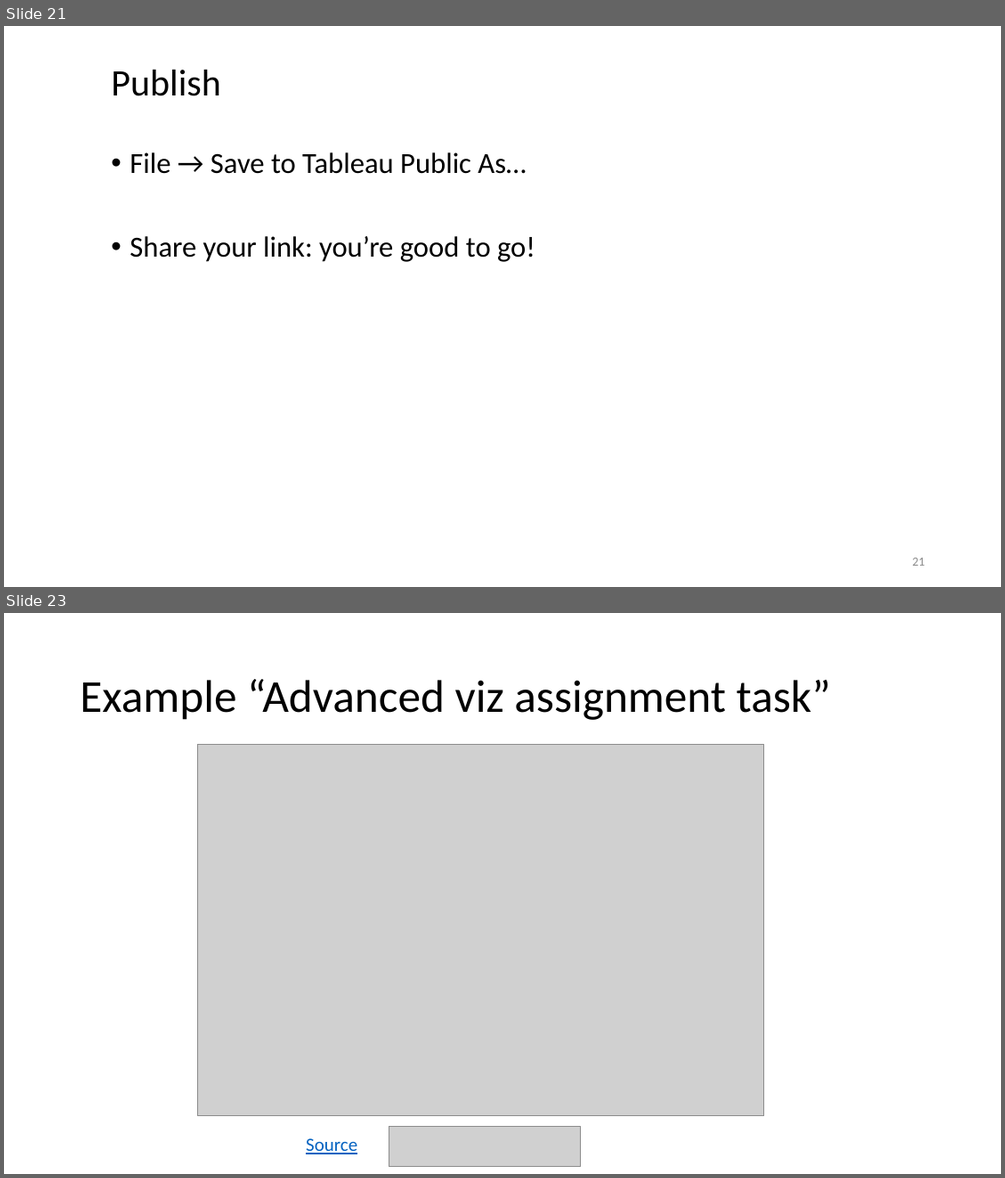
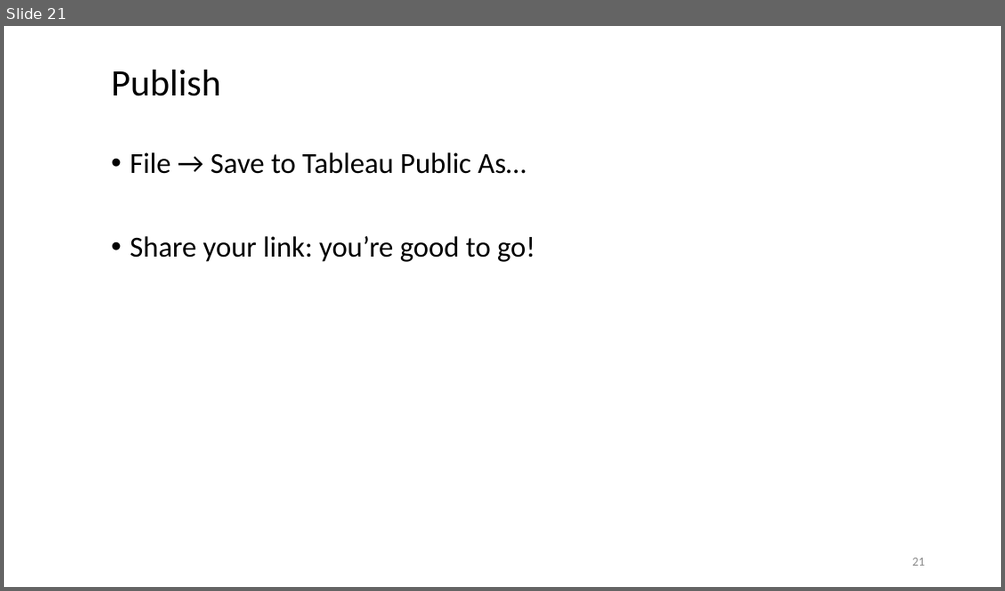
Before and after one commit to WSU-DataScience/SDSS19-dataviz-workshop, a slide deck: slides/Implementation in Tableau.pptx. Shown one above the other, each under a label of ours: slides 21 and 23 before the commit, slide 21 after it; the slides between them are not shown. The pictures are 1005x1178 and 1005x591 pixels, drawn with LibreOffice and Linux fonts; fonts in the diff are those of the drawing; grey boxes stand for pictures. Boxes give left, top, right and bottom in pixels: in the first picture for what was removed or moved away, otherwise in the second. Text is boxed around its words. In the diff, an @@ line names an element or a change of style, - is before the commit and + after.

```diff
--- a/slides/Implementation in Tableau.pptx
+++ b/slides/Implementation in Tableau.pptx
@@ slide 23 removed at bbox=[4, 613, 1001, 1174], background #FFFFFF @@
@@ title removed at bbox=[80, 679, 831, 720] @@
-Example “Advanced viz assignment task”
@@ picture removed at bbox=[198, 745, 764, 1116] @@
@@ text removed at bbox=[306, 1138, 357, 1154] @@
-Source
@@ picture removed at bbox=[389, 1127, 582, 1167] @@
```
Also in this commit, not shown: 6 other slides removed, 5 other files.
